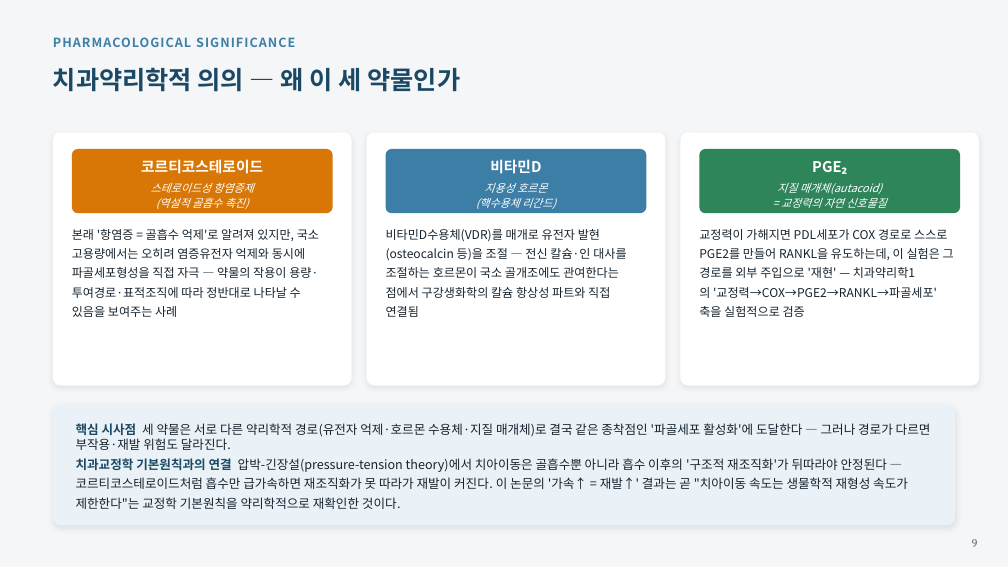
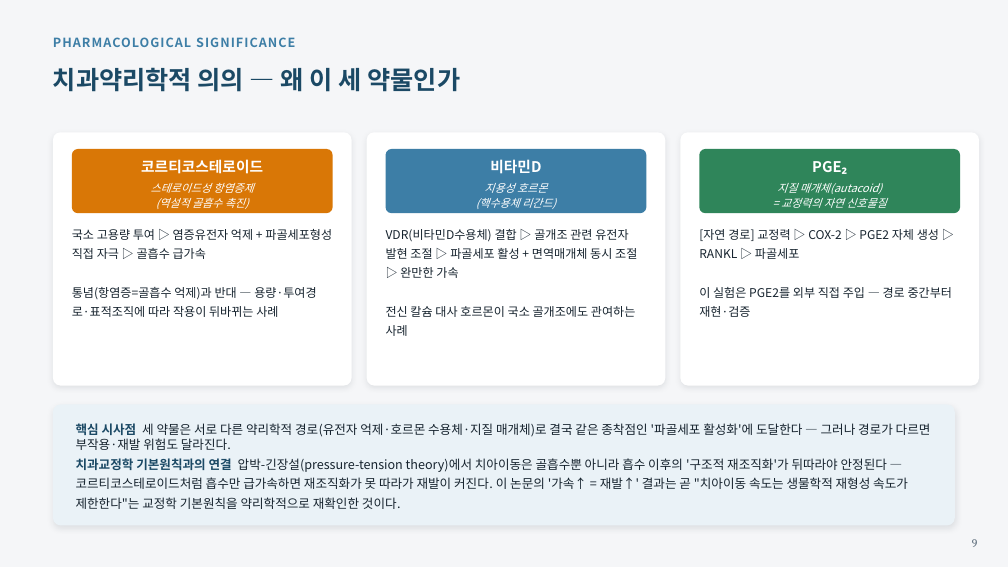
Before and after one commit to yojokem/-, a slide deck: slide 9 of 치과약리학실험2-논문발표/치과약리학실험2_논문발표.pptx. Drawn at 1008x567 pixels with LibreOffice and Linux fonts; fonts in the diff are those of the drawing. Boxes give left, top, right and bottom in pixels: in the first picture for what was removed or moved away, otherwise in the second. Text is boxed around its words. In the diff, an @@ line names an element or a change of style, - is before the commit and + after.

```diff
--- a/치과약리학실험2-논문발표/치과약리학실험2_논문발표.pptx
+++ b/치과약리학실험2-논문발표/치과약리학실험2_논문발표.pptx
@@ text at (72,229,332,317): text changed @@
-본래 '항염증 = 골흡수 억제'로 알려져 있지만, 국소 고용량에서는 오히려 염증유전자 억제와 동시에 파골세포형성을 직접 자극 — 약물의 작용이 용량·투여경로·표적조직에 따라 정반대로 나타날 수 있음을 보여주는 사례
+국소 고용량 투여 ▷ 염증유전자 억제 + 파골세포형성 직접 자극 ▷ 골흡수 급가속
+통념(항염증=골흡수 억제)과 반대 — 용량·투여경로·표적조직에 따라 작용이 뒤바뀌는 사례
@@ text at (386,229,637,336): text changed @@
-비타민D수용체(VDR)를 매개로 유전자 발현(osteocalcin 등)을 조절 — 전신 칼슘·인 대사를 조절하는 호르몬이 국소 골개조에도 관여한다는 점에서 구강생화학의 칼슘 항상성 파트와 직접 연결됨
+VDR(비타민D수용체) 결합 ▷ 골개조 관련 유전자 발현 조절 ▷ 파골세포 활성 + 면역매개체 동시 조절 ▷ 완만한 가속
+전신 칼슘 대사 호르몬이 국소 골개조에도 관여하는 사례
@@ text at (699,229,953,317): text changed @@
-교정력이 가해지면 PDL세포가 COX 경로로 스스로 PGE2를 만들어 RANKL을 유도하는데, 이 실험은 그 경로를 외부 주입으로 '재현' — 치과약리학1의 '교정력→COX→PGE2→RANKL→파골세포' 축을 실험적으로 검증
+[자연 경로] 교정력 ▷ COX-2 ▷ PGE2 자체 생성 ▷ RANKL ▷ 파골세포
+이 실험은 PGE2를 외부 직접 주입 — 경로 중간부터 재현·검증
```
Also in this commit, not shown: 1 other slide changed, 1 other file.
